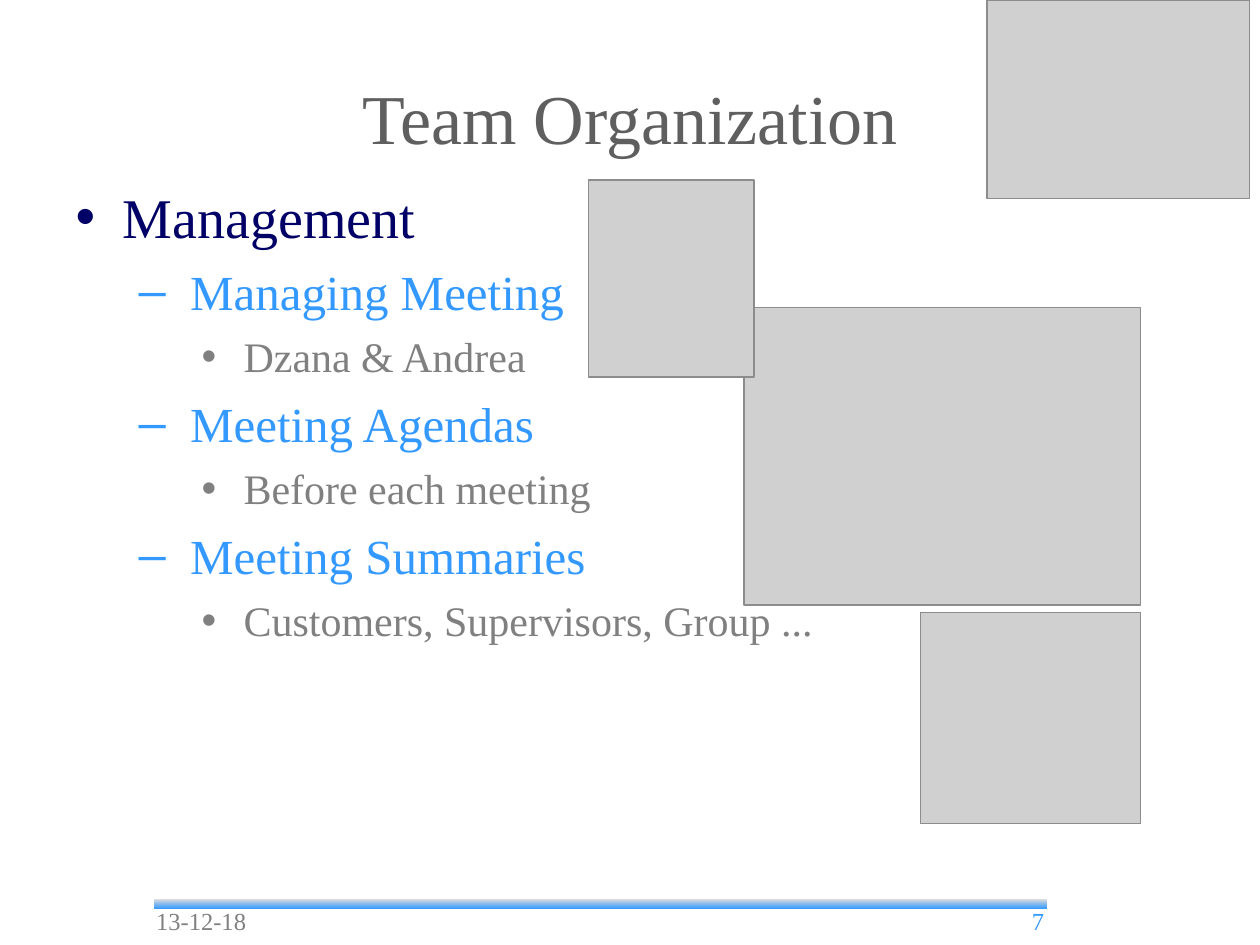
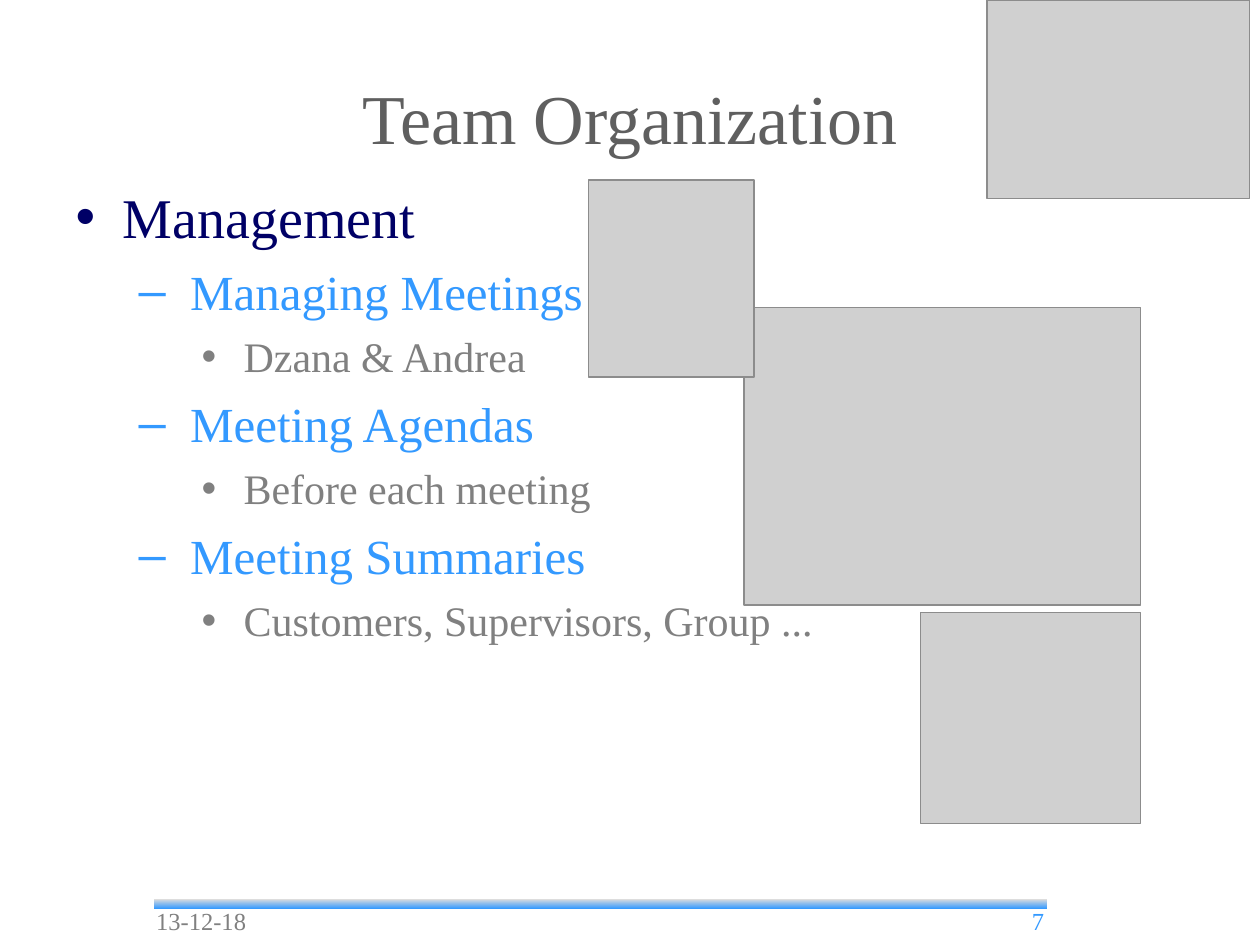
Before and after one commit to andrea-bottoli/DSD, a slide deck: slide 7 of Documentation/Presentations/Beta_Prototype.odp. Drawn at 1260x945 pixels with LibreOffice and Linux fonts; fonts in the diff are those of the drawing; grey boxes stand for pictures; background and template pictures are left out. Boxes give left, top, right and bottom in pixels: in the first picture for what was removed or moved away, otherwise in the second. Text is boxed around its words. In the diff, an @@ line names an element or a change of style, - is before the commit and + after.

```diff
--- a/Documentation/Presentations/Beta_Prototype.odp
+++ b/Documentation/Presentations/Beta_Prototype.odp
@@ text at <box>190,277,583,320</box>: text changed @@
-  – Managing Meeting
+  – Managing Meetings
```
Also in this commit, not shown: 13 other slides changed, 1 other file.
